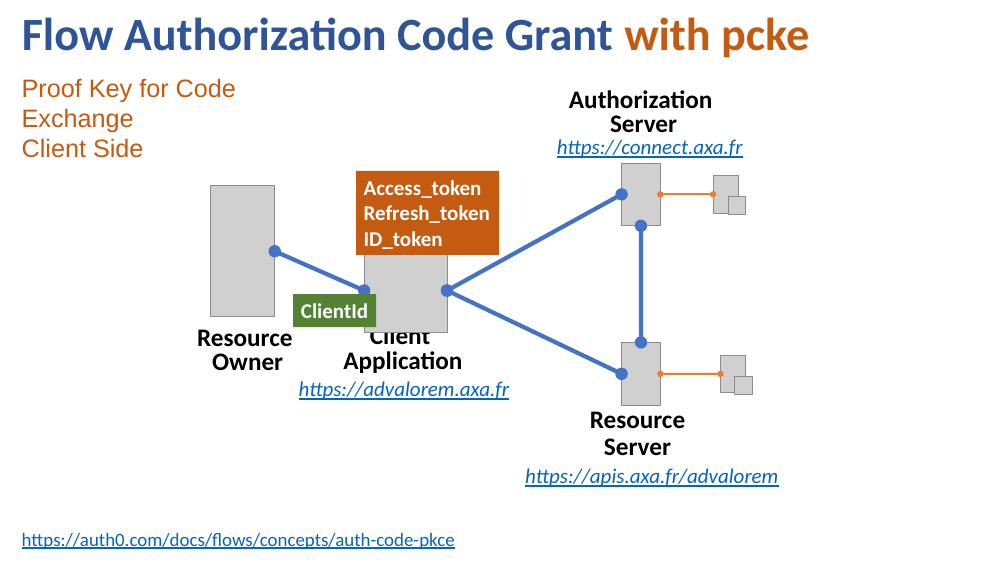
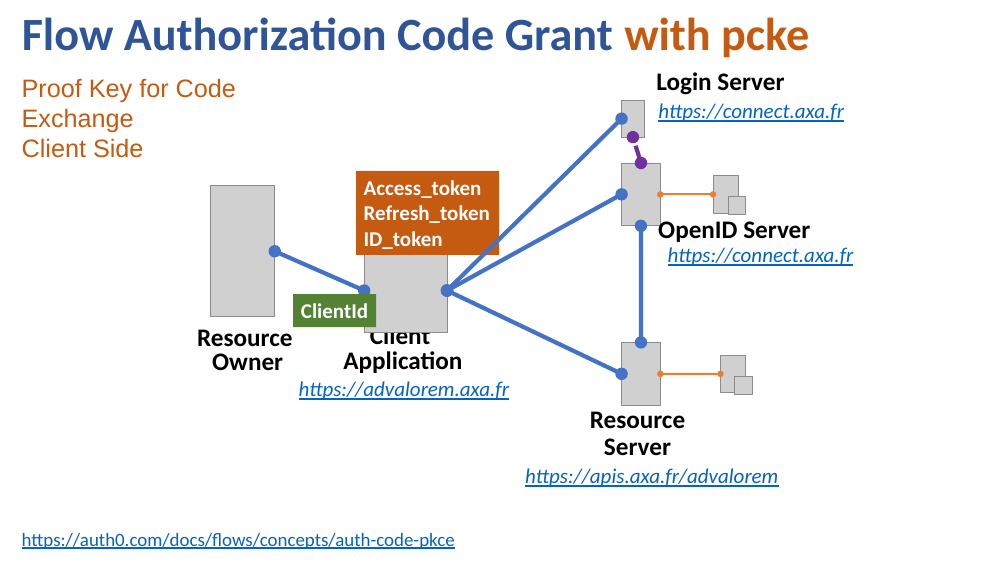
Before and after one commit to guillaume-chervet/course.rest, a slide deck: slide 18 of documentations/React OIDC.pptx. Drawn at 1008x567 pixels with LibreOffice and Linux fonts; fonts in the diff are those of the drawing; grey boxes stand for pictures. Boxes give left, top, right and bottom in pixels: in the first picture for what was removed or moved away, otherwise in the second. Text is boxed around its words. In the diff, an @@ line names an element or a change of style, - is before the commit and + after.

```diff
--- a/documentations/React OIDC.pptx
+++ b/documentations/React OIDC.pptx
@@ text added at [656, 72, 784, 95], 24 pt, text #000000, bold @@
+Login Server
@@ double arrow added from (622, 119) to (447, 290), #4472C4 4 pt @@
@@ picture added at [622, 101, 644, 138] @@
@@ text added at [658, 103, 844, 122], 20 pt, text #0563C1, italic, underline @@
+https://connect.axa.fr
@@ double arrow added from (641, 163) to (633, 137), #7030A0 4 pt dashed @@
@@ text at [658, 217, 810, 242]: text changed @@
-Authorization
-Server
+OpenID Server
@@ text "https://connect.axa.fr": place and size @@
-text "https://connect.axa.fr" at [557, 139, 743, 158]
+text "https://connect.axa.fr" at [668, 247, 854, 266]
```
Also in this commit, not shown: 1 other slide changed.
